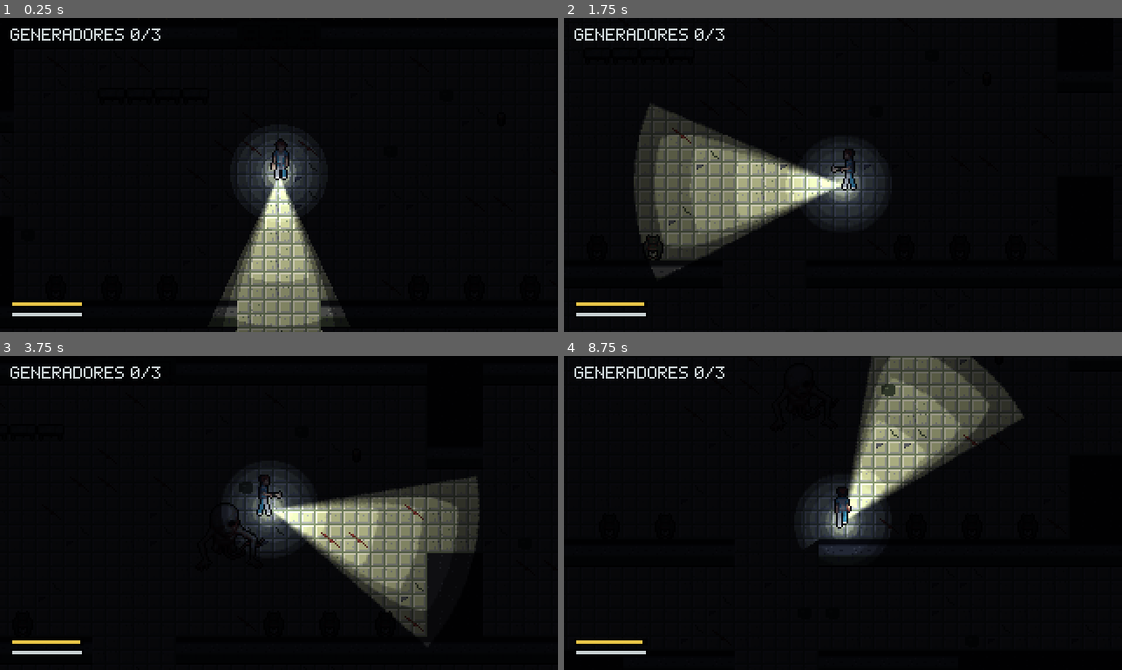
Above: before the commit, frames 1-4 (two rows, left to right).
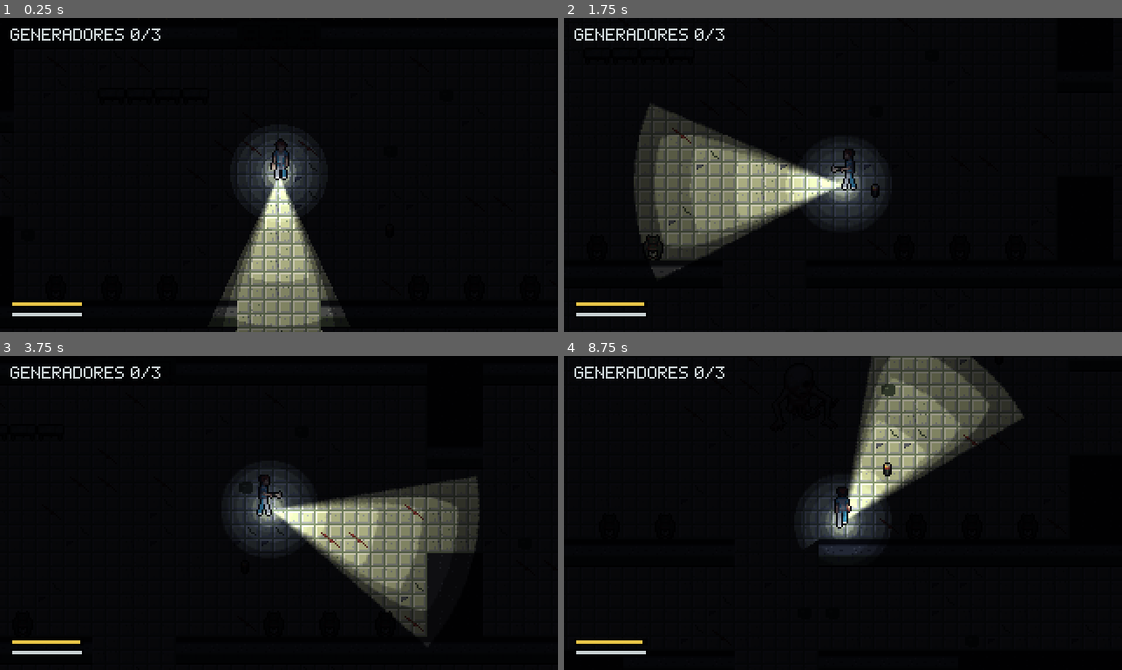
Above: after the commit, the same moments.

Repository: Skyfreefury/blackout-beta
Game: Godot game, scene res://scenes/main.tscn
The game is run twice, just before and just after one commit, with the same random seed, the same clock (stepped at 60 frames per second) and the same inputs. This scene is started directly instead of the project's main scene.
Inputs (mouse positions are in pixels of both pictures, inside the frame that each line leads up to):
- Up to frame 1 (0.25 s): no input
- Up to frame 2 (1.75 s): tap Enter at 0.5 s; move the mouse to (965, 159) at 0.52 s; hold D (move_right) 0.53-1.28 s; hold E (interact) 0.53-1.28 s; click (965, 159) at 0.67 s; move the mouse to (731, 190) at 1.27 s; hold S (move_down) from 1.28 s (still down); tap Space (sprint) at 1.35 s
- Up to frame 3 (3.75 s): move the mouse to (334, 443) at 2.02 s; release S (move_down) at 2.03 s; hold D (move_right) 2.03-2.78 s; hold Q (toggle_light) 2.03-2.78 s; move the mouse to (251, 575) at 2.77 s; hold W (move_up) 2.78-3.53 s; tap Shift at 2.85 s; click (251, 575) at 2.92 s; move the mouse to (446, 560) at 3.52 s; hold A (move_left) from 3.53 s (still down); tap F at 3.6 s
- Up to frame 4 (8.75 s): tap R (restart) at 4.15 s; move the mouse to (675, 465) at 4.27 s; tap E (interact) at 4.35 s; move the mouse to (870, 513) at 5.02 s; release A (move_left) at 5.03 s; hold S (move_down) 5.03-5.78 s; hold Space (sprint) 5.03-5.78 s; click (870, 513) at 5.17 s; move the mouse to (759, 434) at 5.77 s; hold D (move_right) 5.78-6.53 s; tap Q (toggle_light) at 5.85 s; move the mouse to (965, 497) at 6.52 s; hold W (move_up) 6.53-7.28 s; tap Shift at 6.6 s; move the mouse to (731, 528) at 7.27 s; hold D (move_right) 7.28-8.03 s; tap F at 7.35 s; click (731, 528) at 7.42 s; move the mouse to (898, 443) at 8.02 s; hold S (move_down) from 8.03 s (still down); hold E (interact) from 8.03 s (still down)

The runs differ from the first frame. In frame 2, less than 0.1% of the frame differs, in the area x 55-57%, y 52-58%; in frame 3, 0.1%, in the area x 40-48%, y 46-64%; in frame 4, less than 0.1%.

Commit message:
Colocación aleatoria de generadores, monstruo y pilas
El anfitrión envía una semilla por partida y todos generan el mismo reparto.
El generador del mapa valida todos los sitios candidatos.

Co-Authored-By: Claude Opus 5.5 <noreply@anthropic.com>

Diff:
--- a/scripts/debug_run.gd
+++ b/scripts/debug_run.gd
@@ -6,6 +6,7 @@
 ##   --scenario=repair|door|revive|bleed    bucle de partida en el hospital
 ##   --scenario=trap|safe|allon|guard       luces de emergencia y vigilancia con linterna
 ##   --nomonster                            congela al monstruo
+##   --seed=N                               reparto de generadores, monstruo y pilas
 ##   --role=N                               rol del jugador local (índice de Roles.LIST)
 ## En red (lanzando el menú con --host=N o --join=IP):
 ##   --walk     el jugador local camina a la derecha
@@ -204,6 +205,7 @@
 		get_tree().get_nodes_in_group("players").size(),
 	]
 	line += " role=%d gen0=%.2f battery_max=%.0f run=%.0f angle=%.0f" % [p.role, main.generators[0].progress if not main.generators.is_empty() else 0.0, p.battery_max, p.run_speed, p.light_angle]
+	line += " seed=%d gens_at=%s" % [main.level.map_seed, ",".join((main.generators as Array).map(func(g): return str(main.level.world_to_cell(g.global_position))))]
 	line += " monster_dist=%.0f watchers=%d vel=(%.0f,%.0f) target=%s" % [monster.global_position.distance_to(p.global_position), monster._watchers.size(), monster.velocity.x, monster.velocity.y, monster._target]
 	if _dummy != null:
 		line += " dummy_progress=%.2f" % _dummy.revive_progress
--- a/scripts/level.gd
+++ b/scripts/level.gd
@@ -25,6 +25,8 @@
 const MONSTER_BLOCKING := "#XEciwt123"
 
 @export_file("*.txt") var map_path := "res://maps/hospital.txt"
+## Semilla del reparto de objetos. El anfitrión la elige y la envía, así todos ven el mismo mapa.
+var map_seed := 0
 
 var tiles: TileMapLayer
 var size := Vector2i.ZERO
@@ -42,6 +44,10 @@
 
 ## Margen alrededor de la luz de una lámpara para que el cuerpo del monstruo no la roce.
 const ZONE_MARGIN := 6.0
+## Pilas que aparecen por partida. El mapa marca más sitios candidatos con B.
+const BATTERY_COUNT := 8
+## Objetos con varios sitios candidatos en el mapa: se queda uno de cada.
+const SINGLE_PICKS := ["1", "2", "3", "M"]
 
 var _rows := PackedStringArray()
 var _door_cells: Array[Vector2i] = []
@@ -58,6 +64,7 @@
 func build() -> void:
 	_rows = _load_rows(map_path)
 	size = Vector2i(_rows[0].length(), _rows.size())
+	_pick_spawns()
 	tiles = TileMapLayer.new()
 	tiles.name = "Tiles"
 	tiles.tile_set = _make_tile_set()
@@ -65,8 +72,48 @@
 	for y in size.y:
 		for x in size.x:
 			_place(Vector2i(x, y))
+	# Orden por zona: generators[0] es siempre el de la zona 1, esté donde esté.
+	generator_spawns.sort_custom(func(a: Array, b: Array) -> bool: return a[1] < b[1])
 	_build_occluders()
 	_build_monster_grid()
+
+
+## Reparte generadores, monstruo y pilas entre sus sitios candidatos según map_seed.
+## Los candidatos descartados pasan a ser suelo antes de construir el mapa.
+func _pick_spawns() -> void:
+	var rng := RandomNumberGenerator.new()
+	rng.seed = map_seed
+	var found := {}
+	for y in size.y:
+		for x in size.x:
+			var c := _rows[y][x]
+			if c in SINGLE_PICKS or c == "B":
+				if not found.has(c):
+					found[c] = []
+				found[c].append(Vector2i(x, y))
+	for c: String in found:
+		var cells: Array = found[c]
+		var keep := 1 if c in SINGLE_PICKS else BATTERY_COUNT
+		# Fisher-Yates con el generador propio: mismo orden en todos los equipos.
+		for i in range(cells.size() - 1, 0, -1):
+			var j := rng.randi_range(0, i)
+			var tmp: Vector2i = cells[i]
+			cells[i] = cells[j]
+			cells[j] = tmp
+		for cell: Vector2i in cells.slice(keep):
+			_set_char(cell, "," if _touches(cell, ",") else ".")
+
+
+func _set_char(cell: Vector2i, c: String) -> void:
+	var row := _rows[cell.y]
+	_rows[cell.y] = row.substr(0, cell.x) + c + row.substr(cell.x + 1)
+
+
+func _touches(cell: Vector2i, c: String) -> bool:
+	for d: Vector2i in [Vector2i.LEFT, Vector2i.RIGHT, Vector2i.UP, Vector2i.DOWN]:
+		if _char_at(cell + d) == c:
+			return true
+	return false
 
 
 func cell_center(cell: Vector2i) -> Vector2:
--- a/scripts/main.gd
+++ b/scripts/main.gd
@@ -30,6 +30,9 @@
 	var map_arg := _user_arg("map")
 	if not map_arg.is_empty():
 		level.map_path = map_arg
+	# --seed=N fija el reparto en pruebas lanzadas sin menú.
+	var seed_arg := _user_arg("seed")
+	level.map_seed = int(seed_arg) if not seed_arg.is_empty() else Net.map_seed
 	level.build()
 	_spawn_world()
 	Sfx.make_loop(self, "ambient_loop", -8.0).play()
--- a/scripts/net.gd
+++ b/scripts/net.gd
@@ -27,6 +27,8 @@
 var bind_ip := ""
 ## Desactiva la validación de movimiento. Solo para pruebas automáticas que teletransportan.
 var allow_teleport := false
+## Semilla del mapa de la partida en curso. La elige el anfitrión en cada partida.
+var map_seed := 0
 
 var _loaded := {}
 var _in_game := false
@@ -90,7 +92,7 @@
 		return
 	_in_game = true
 	_loaded.clear()
-	_load_game.rpc()
+	_load_game.rpc(randi_range(1, 0x7fffffff))
 
 
 ## Lo llama la escena de juego al terminar de montarse.
@@ -146,7 +148,8 @@
 
 
 @rpc("authority", "call_local", "reliable")
-func _load_game() -> void:
+func _load_game(seed_value: int) -> void:
+	map_seed = seed_value
 	get_tree().change_scene_to_file(GAME_SCENE)
 
 
Not shown, changed: maps/hospital.txt
Not shown, changed: docs/IDEAS.md
